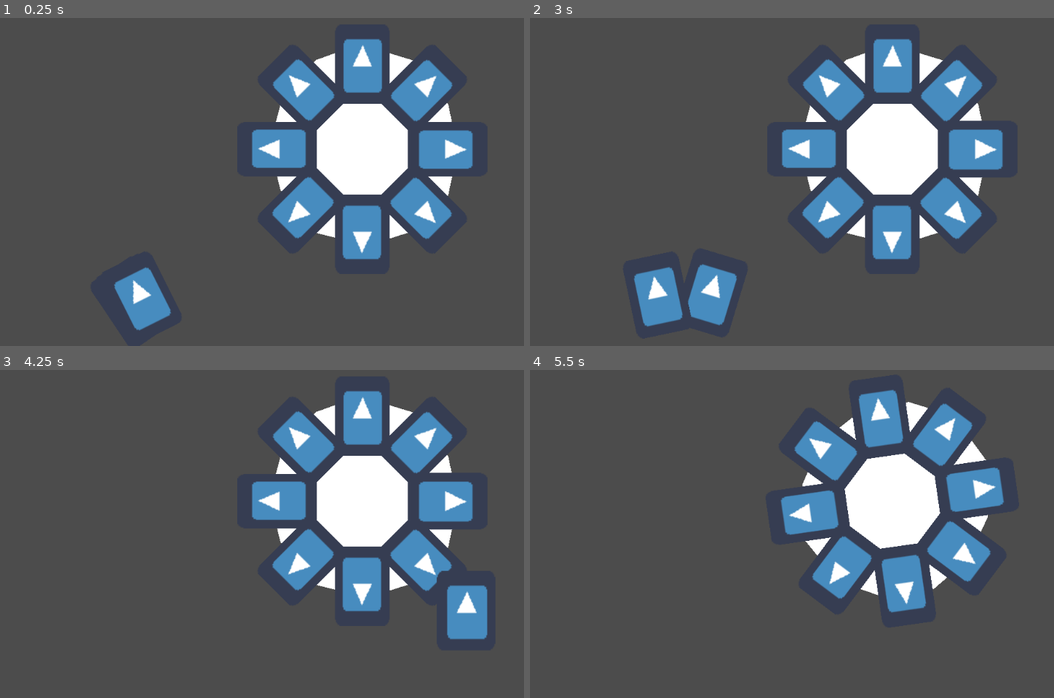
Above: before the commit, frames 1-4 (two rows, left to right).
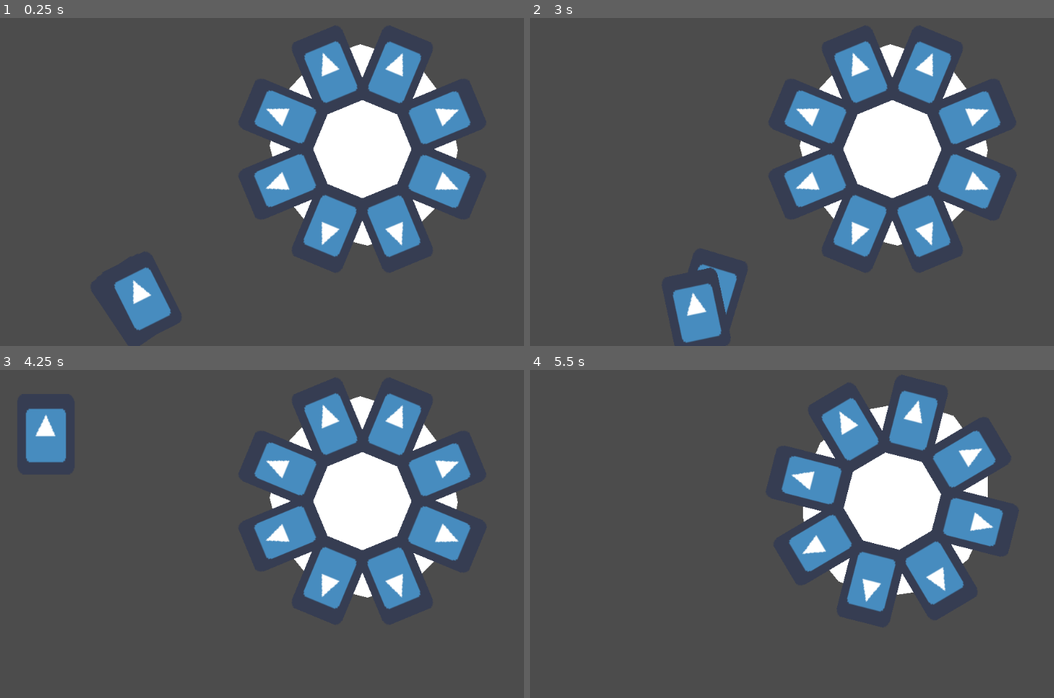
Above: after the commit, the same moments.

Repository: AbeVos/ggj-2022
Game: Godot game, scene res://Board.tscn
The game is run twice, just before and just after one commit, with the same random seed, the same clock (stepped at 60 frames per second) and the same inputs. The engine's default icon, where the game draws it, is replaced by a stand-in: a white triangle on a blue panel in a dark square.
Inputs (mouse positions are in pixels of both pictures, inside the frame that each line leads up to):
- Up to frame 1 (0.25 s): no input
- Up to frame 2 (3 s): move the mouse to (912, 159) at 0.52 s; click (912, 159) at 0.67 s; tap Enter at 1.25 s; drag from (661, 303) to (975, 149) at 1.27 s; move the mouse to (844, 100) at 2.02 s; click (844, 100) at 2.17 s; tap Space at 2.75 s; drag from (755, 244) to (954, 208) at 2.77 s
- Up to frame 3 (4.25 s): move the mouse to (429, 579) at 3.52 s; click (429, 579) at 3.67 s
- Up to frame 4 (5.5 s): drag from (608, 478) to (891, 586) at 4.27 s; move the mouse to (812, 527) at 5.02 s; click (812, 527) at 5.17 s

The runs differ from the first frame. In frame 1, 13% of the frame differs, in the area x 48-91%, y 6-74%; in frame 2, 15%; in frame 3, 15%, in the area x 4-94%, y 6-83%; in frame 4, 13%.

Commit message:
Fix problem with parentless card

Diff:
--- a/Board.tscn
+++ b/Board.tscn
@@ -52,14 +52,10 @@
 curve = SubResource( 1 )
 
 [node name="DiscardPile" type="Control" parent="."]
-anchor_left = 1.0
-anchor_top = 1.0
-anchor_right = 1.0
-anchor_bottom = 1.0
-margin_left = -143.0
-margin_top = -154.0
-margin_right = -103.0
-margin_bottom = -114.0
+margin_left = 144.0
+margin_top = 136.0
+margin_right = 184.0
+margin_bottom = 176.0
 script = ExtResource( 4 )
 __meta__ = {
 "_edit_use_anchors_": false
--- a/board.gd
+++ b/board.gd
@@ -24,7 +24,7 @@
         $Slots.add_child(slot)
         slot.connect("slot_occupied", self, "_on_CardSlot_slot_occupied")
 
-        var angle_offset = 360.0 / (2 * sectors) * sector
+        var angle_offset = 360.0 / (2 * sectors) * (sector + 0.5)
         slot.position = radius * Vector2(
             cos(deg2rad(angle_offset)),
             sin(deg2rad(angle_offset)))
--- a/handcards/hand-card.gd
+++ b/handcards/hand-card.gd
@@ -33,11 +33,10 @@
         var target_slot = find_closest_slot()
 
         if target_slot != null:
-            print(target_slot.name)
             target_slot.occupy_slot($Sprite)
 
-            get_parent().remove_child(self)
-            queue_free()
+            # call_deferred("queue_free")
+            call_deferred("free")
         else:
             # Otherwise, return it to the hand.
             var offset = hand.get_node("Cards").curve.get_closest_offset(
@@ -51,6 +50,7 @@
 func _on_Area_area_entered(area: Area2D):
     if area.get_parent() is CardSlot:
         pass
+
 
 func _on_Area_area_exited(area: Area2D):
     if area.get_parent() is CardSlot:
